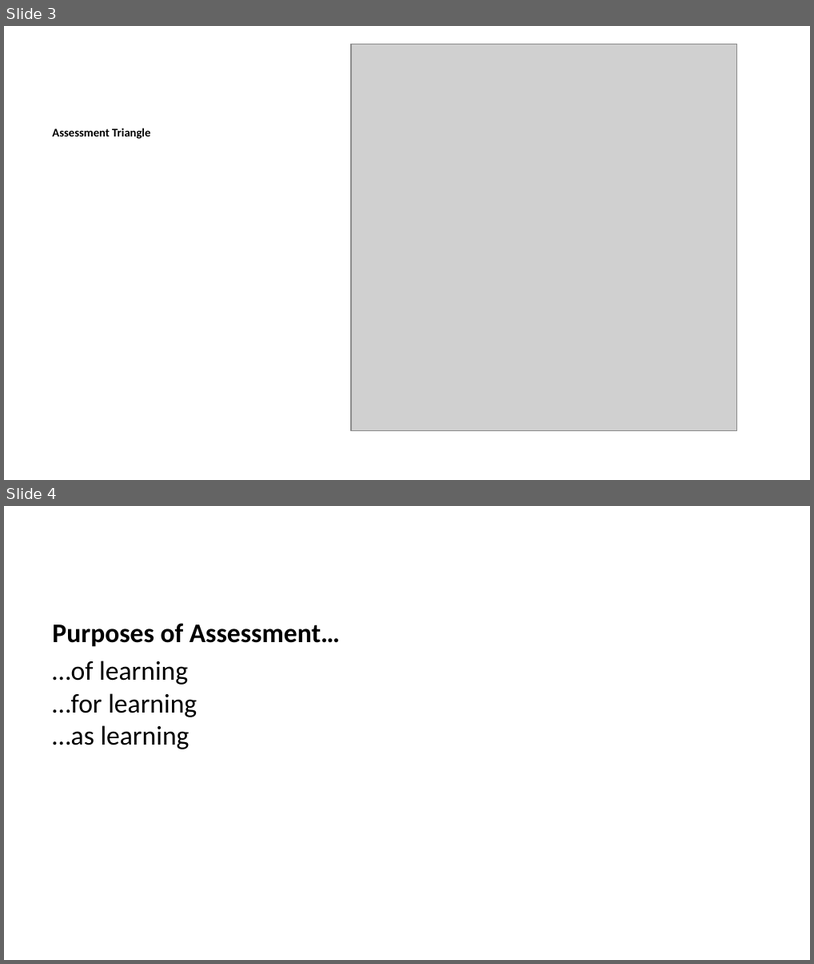
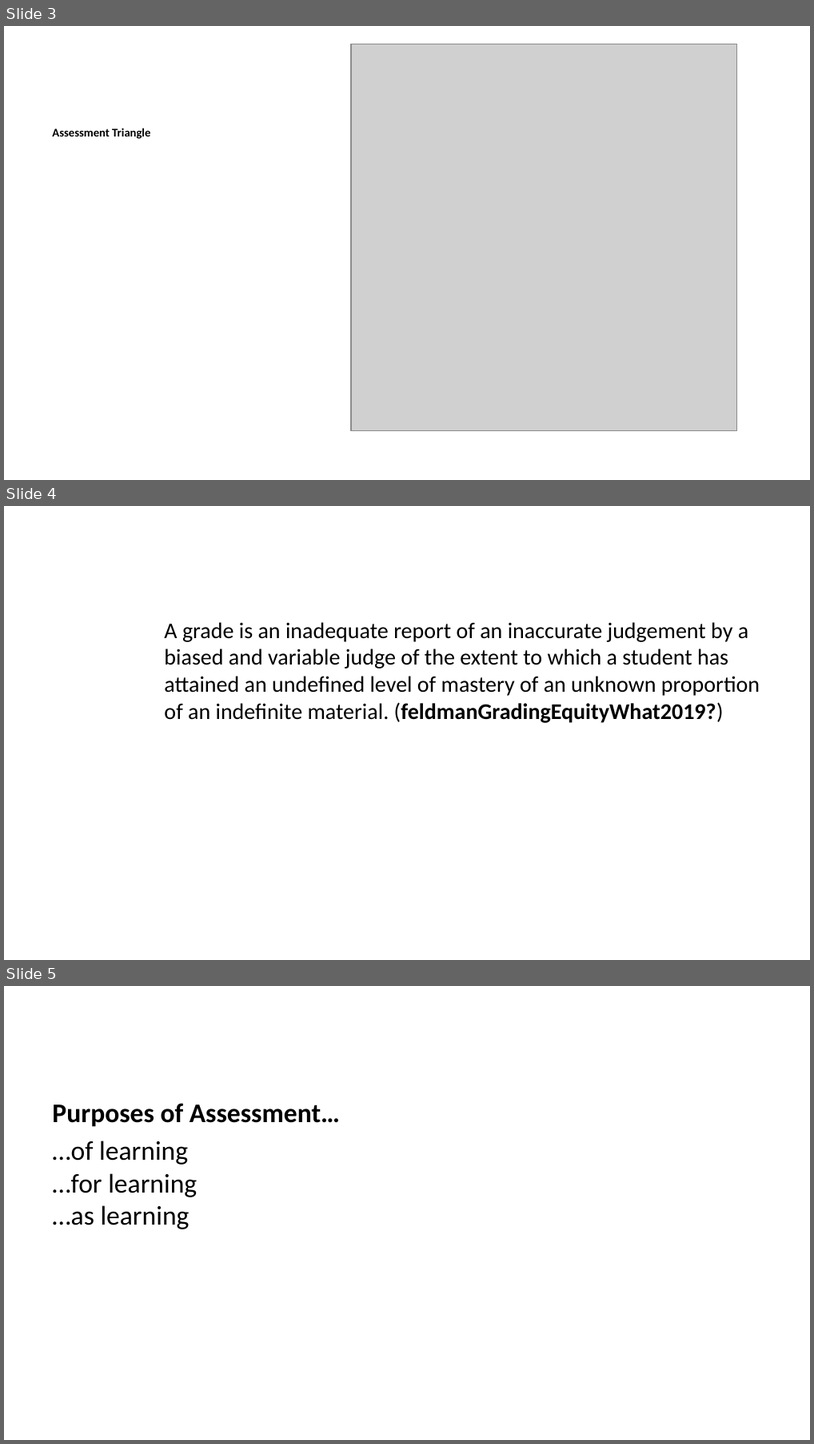
Before and after one commit to cmadland/slides, a slide deck: docs/posts/fpl-assessment/index.pptx. Shown one above the other, each under a label of ours: slides 3 and 4 before the commit, slides 3, 4 and 5 after it. The pictures are 814x964 and 814x1444 pixels, drawn with LibreOffice and Linux fonts; fonts in the diff are those of the drawing; grey boxes stand for pictures. Boxes give left, top, right and bottom in pixels: in the first picture for what was removed or moved away, otherwise in the second. Text is boxed around its words. In the diff, an @@ line names an element or a change of style, - is before the commit and + after.

```diff
--- a/docs/posts/fpl-assessment/index.pptx
+++ b/docs/posts/fpl-assessment/index.pptx
@@ slide 4 added at (x1=4, y1=506, x2=810, y2=960), background #FFFFFF @@
@@ text added at (x1=164, y1=622, x2=760, y2=723), 20 pt, text #000000 @@
+A grade is an inadequate report of an inaccurate judgement by a biased and variable judge of the extent to which a student has attained an undefined level of mastery of an unknown proportion of an indefinite material. (feldmanGradingEquityWhat2019?)
@@ what was slide 4 is now slide 5 @@
```
Also in this commit, not shown: 2 slides changed, 15 other slides added, 2 slides removed, 19 other files.
